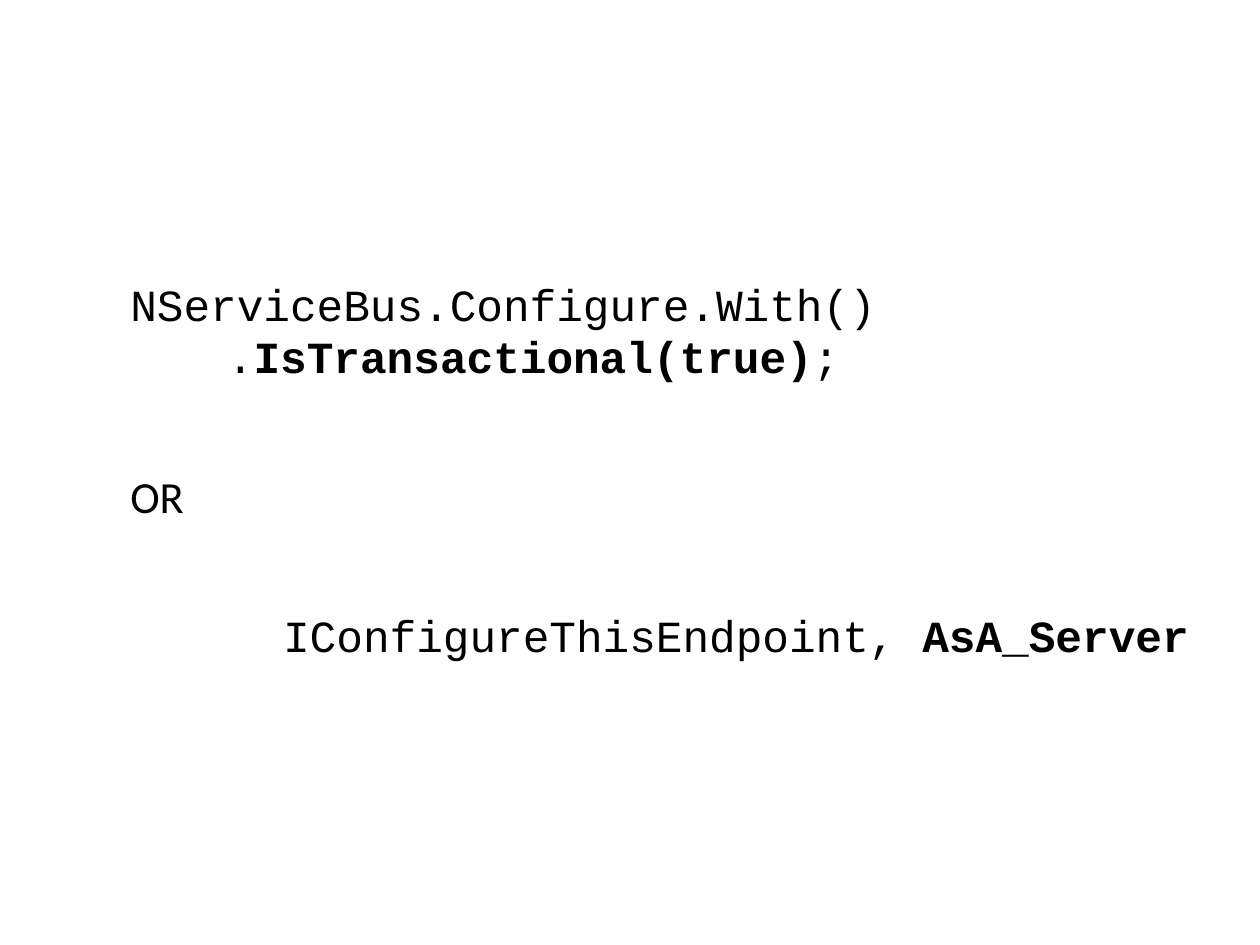
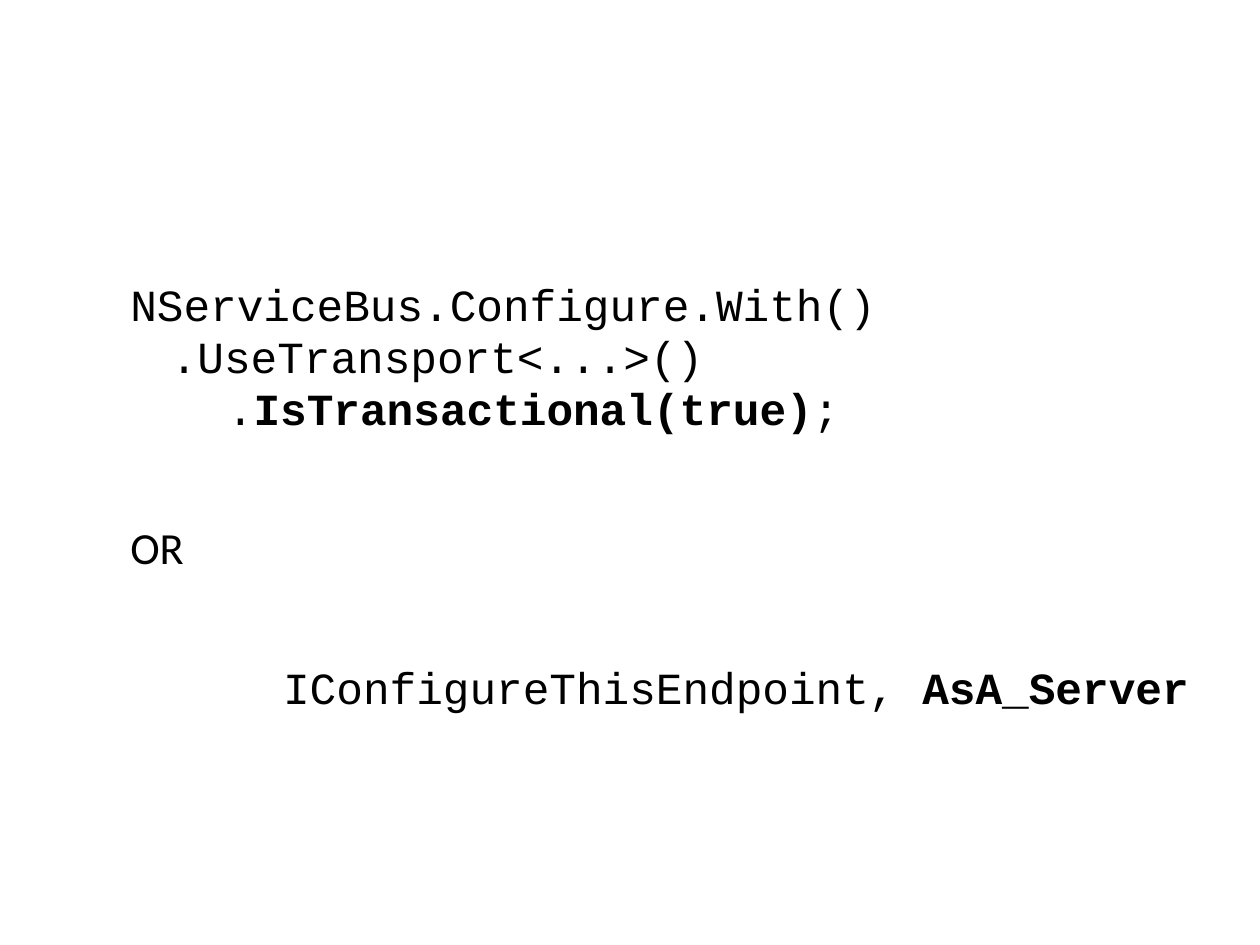
Before and after one commit to Particular/Course.Slides, a slide deck: slide 28 of EnterpriseDevelopmentWithNServiceBus.pptx. Drawn at 1260x945 pixels with LibreOffice and Linux fonts; fonts in the diff are those of the drawing; background and template pictures are left out. Boxes give left, top, right and bottom in pixels: in the first picture for what was removed or moved away, otherwise in the second. Text is boxed around its words. In the diff, an @@ line names an element or a change of style, - is before the commit and + after.

```diff
--- a/EnterpriseDevelopmentWithNServiceBus.pptx
+++ b/EnterpriseDevelopmentWithNServiceBus.pptx
@@ text at (x1=130, y1=290, x2=876, y2=435): text changed @@
-  NServiceBus.Configure.With()
-  .IsTransactional(true);
+  NServiceBus.Configure.With()
+  .UseTransport<...>()
+  .IsTransactional(true);
```
Also in this commit, not shown: 1 other slide changed.
